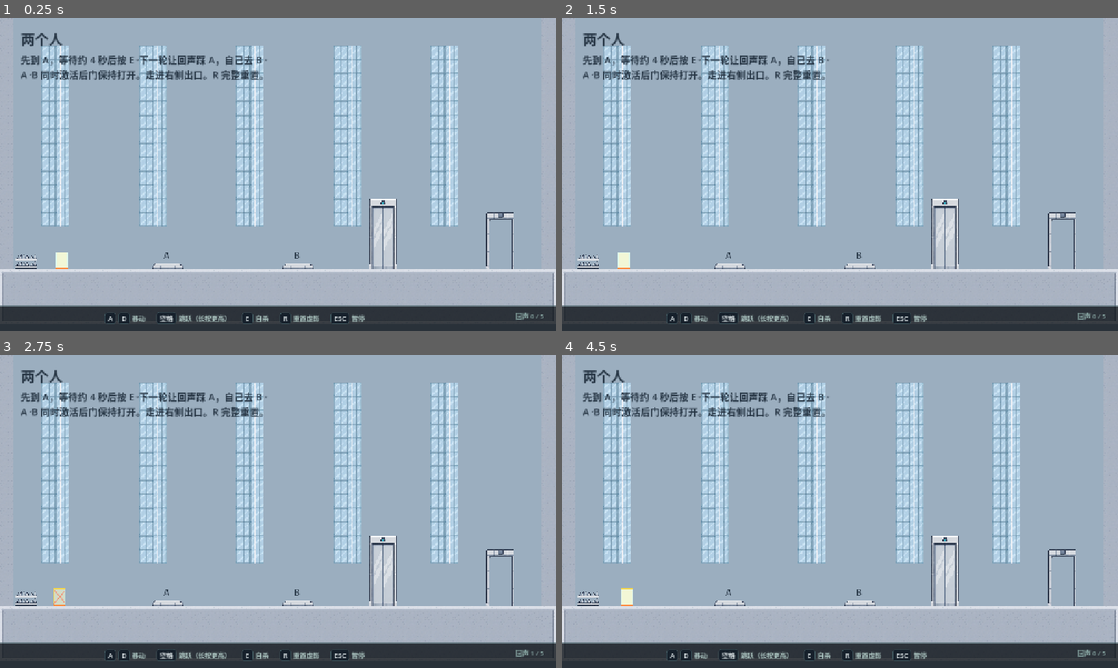
Above: before the commit, frames 1-4 (two rows, left to right).
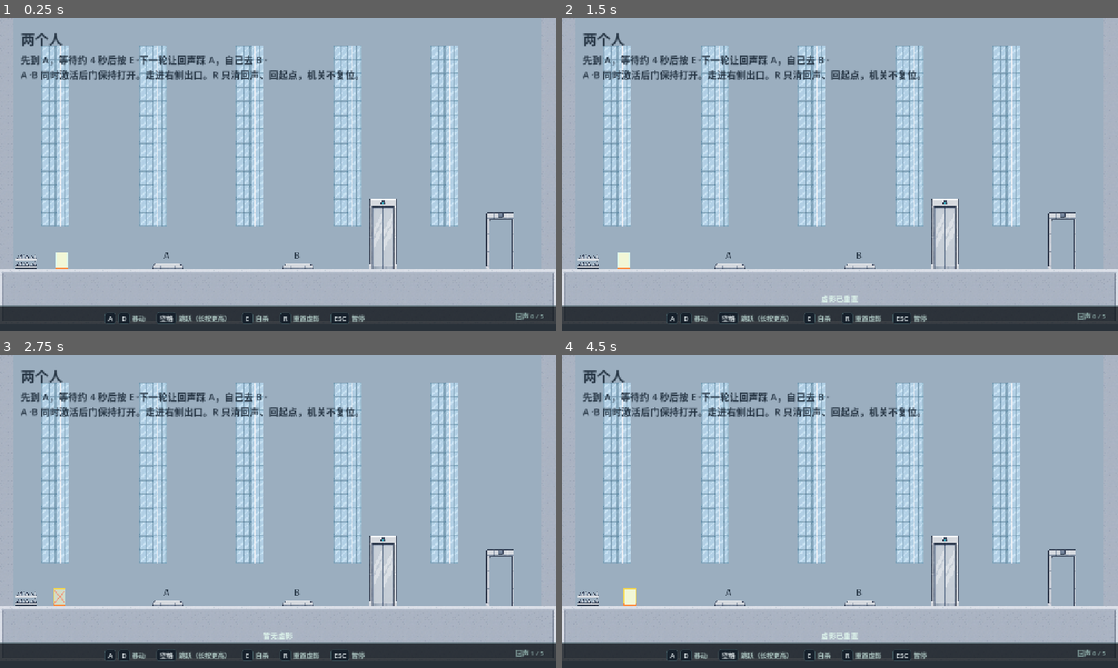
Above: after the commit, the same moments.

Repository: tity-v/GameJam
Game: Godot game, scene res://scenes/levels/complete_room.tscn
Two runs of this game, one before a commit and one after it. Both use one fixed random seed, a clock stepped at 60 frames per second and the inputs below.
Inputs (mouse positions are in pixels of both pictures, inside the frame that each line leads up to):
- Up to frame 1 (0.25 s): no input
- Up to frame 2 (1.5 s): tap Enter at 0.5 s; move the mouse to (962, 158) at 0.52 s; hold D (move_right) 0.53-1.25 s; tap E (die) at 0.6 s; click (962, 158) at 0.67 s; tap Space (jump) at 0.77 s; tap R (reset_echoes) at 1.25 s; drag from (728, 190) to (812, 237) at 1.27 s
- Up to frame 3 (2.75 s): tap R (reset_echoes) at 2 s; move the mouse to (333, 442) at 2.02 s; hold A (move_left) from 2.03 s (still down); tap E (die) at 2.1 s
- Up to frame 4 (4.5 s): release A (move_left) at 2.75 s; tap R (reset_echoes) at 2.75, 3.5, 4.15 s; drag from (812, 574) to (673, 464) at 2.77 s; move the mouse to (1006, 558) at 3.52 s; hold D (move_right) 3.53-4.25 s; tap E (die) at 3.6 s; tap Space (jump) at 3.77 s; drag from (673, 464) to (756, 433) at 4.27 s

The runs differ from the first frame. In frame 1, 0.4% of the frame differs, in the area x 39-65%, y 16-20%; in frame 2, 0.5%; in frame 3, 0.5%; in frame 4, 0.6%, in the area x 10-65%, y 16-91%.

Commit message:
R 改为只重置虚影与玩家位置：不再重载关卡，机关状态保留
- player.gd: 抽出 _place_at_spawn()，新增 reset_to_spawn()（回出生点但不发 respawned）
- echo_manager.gd: R → reset_all()（先回起点再清录制，避免假轨迹）；通关后 R 忽略
- room_controller.gd: reset_room() 只留给通关面板 Replay
- 测试: test_complete_room 补 R 保留开门/释放压力板/不重载场景/通关后忽略/Replay 整关重来
- 文档与关卡文案同步

Diff:
--- a/_reference/tools/test_complete_room.gd
+++ b/_reference/tools/test_complete_room.gd
@@ -63,6 +63,20 @@
 	check(room.get_node("PlateA").active, "echo feet press A")
 	check(room.get_node("PlateB").active, "player presses B")
 	check(room.get_node("Door").opened, "both plates open door")
+
+	# R 的新语义：只清虚影 + 回出生点，机关状态保留（门已经锁存开，不回收）
+	key(KEY_R, true)
+	await frames(2)
+	key(KEY_R, false)
+	await frames(10)
+	check(room.get_node("EchoManager").echo_count() == 0, "R clears all echoes")
+	check(player.position.x < 140, "R sends player back to spawn")
+	check(not player.is_dead, "R does not go through the death flow")
+	check(room.get_node("Door").opened, "R keeps door open (level state untouched)")
+	check(not room.get_node("PlateA").active, "cleared echo releases plate A")
+	check(room.is_inside_tree(), "R does not reload the scene")
+
+	await walk_to(665)
 	key(KEY_D, true)
 	await frames(125)
 	key(KEY_D, false)
@@ -71,13 +85,18 @@
 		await process_frame
 		await RenderingServer.frame_post_draw
 		root.get_texture().get_image().save_png("res://docs/images/complete-room-win.png")
+	# 通关后 R 应被忽略（整关重来是 Replay 按钮的事）
 	key(KEY_R, true)
 	await frames(2)
 	key(KEY_R, false)
 	await frames(10)
+	check(room.won and room.get_node("Door").opened, "R after win is ignored, room not reloaded")
+	# 模拟点 Replay：整关重来
+	room.reset_room()
+	await frames(20)
 	room = current_scene
 	player = room.get_node("Player")
-	check(not room.won and not room.get_node("Door").opened and not room.get_node("PlateA").active, "R resets completion and latched mechanism")
+	check(not room.won and not room.get_node("Door").opened and not room.get_node("PlateA").active, "Replay resets completion and latched mechanism")
 	await walk_to(52)
 	check(player.is_dead, "spikes kill player")
 	await frames(90)
--- a/_reference/tools/test_reset_echoes.gd
+++ b/_reference/tools/test_reset_echoes.gd
@@ -33,7 +33,7 @@
 		var fl: Label = bar.get_node("Flash")
 		print("[HUD 反馈] %s（alpha=%.2f）" % [fl.text, fl.modulate.a])
 
-	print("=== 3. 重置后这一轮的录制是否从当下重来 ===")
+	print("=== 3. 重置后这一轮的录制是否从出生点重来 ===")
 	await _fresh()
 	# 先跑到 x≈500（前面这段路不该出现在重置后的虚影里）
 	player.global_position = Vector2(500, 522)
@@ -42,8 +42,9 @@
 	_key(KEY_R, true)
 	await physics_frame
 	_key(KEY_R, false)
+	await _wait(2)
 	var x_reset: float = player.global_position.x
-	await _wait(2)
+	print("[R 后人位置] x=%.1f（出生点 %.1f，应基本重合）" % [x_reset, player.respawn_position.x])
 	# 重置后继续往右跑半秒再死
 	_key(KEY_D, true)
 	await _wait(30)
@@ -51,7 +52,7 @@
 	await _die_and_wait()
 	var echo := _first_echo()
 	if echo != null:
-		print("[虚影首帧] x=%.1f（重置点 %.1f，差值应 < 60；若从出生点 90 重来则差 ~400）" % [
+		print("[虚影首帧] x=%.1f（应从重置点 %.1f 附近开始，差值应 < 60）" % [
 			echo.frames[0].x, x_reset])
 		print("[虚影末帧] x=%.1f（死亡位置，应 > 重置点）" % echo.frames[echo.frames.size() - 1].x)
 	else:
--- a/scenes/levels/complete_room.tscn
+++ b/scenes/levels/complete_room.tscn
@@ -122,7 +122,7 @@
 offset_bottom = 129.0
 theme_override_font_sizes/font_size = 22
 theme_override_colors/font_color = Color(0.15294118, 0.21176471, 0.27058825, 1)
-text = "A、B 同时激活后门保持打开。走进右侧出口。R 完整重置。"
+text = "A、B 同时激活后门保持打开。走进右侧出口。R 只清回声、回起点，机关不复位。"
 
 [node name="Win" type="Panel" parent="UI" unique_id=1298433081]
 visible = false
@@ -147,4 +147,4 @@
 offset_top = 120.0
 offset_right = 390.0
 offset_bottom = 180.0
-text = "再玩一次 / R"
+text = "再玩一次"
--- a/scripts/echo_manager.gd
+++ b/scripts/echo_manager.gd
@@ -43,16 +43,33 @@
 
 func _unhandled_input(event: InputEvent) -> void:
 	# 本节点是 PAUSABLE，暂停时这里不会被调用，所以暂停中按 R 不会偷偷清场
-	if event.is_action_pressed("reset_echoes"):
-		var level := get_tree().current_scene
-		if level != null and level.has_method("reset_room"):
-			level.reset_room()
-		else:
-			clear_all()
-		get_viewport().set_input_as_handled()
+	if not event.is_action_pressed("reset_echoes"):
+		return
+	get_viewport().set_input_as_handled()
+	# 通关后按 R 不做事：整关重来是 Win 面板上 Replay 的职责（见 room_controller.reset_room）
+	var level := get_tree().current_scene
+	if level != null and level.get("won") == true:
+		return
+	reset_all()
 
 
-## R：清掉此前留下的所有虚影，并让这一轮从当下重新开始录。
+## R：清掉所有虚影，并把玩家送回出生点。**不动关卡状态**——
+## 门开没开、板踩没踩、通没通关，全部保持当下。
+##
+## 为什么不再像以前那样调 `level.reset_room()` 重载场景：
+## 那样按 R 等于"重开一关"，门被关上、机关复位，和"重置虚影"的预期不符；
+## 而且重载会丢掉玩家已经解出来的进度。
+func reset_all() -> void:
+	# 顺序不能换：先把人放回出生点，再清录制。
+	# 反过来的话 _trail 里会留下一条"从原地瞬移到出生点"的假轨迹，
+	# 下一次死亡留下的虚影会先闪一下再走路。
+	if _player != null and _player.has_method("reset_to_spawn"):
+		_player.reset_to_spawn()
+	clear_all()
+
+
+## R 的"虚影部分"：清掉此前留下的所有虚影，并让这一轮从当下重新开始录。
+## 玩家位置由 `reset_all()` 负责，这里不管人。
 ## 为什么连录制也清：否则重置后死一次，留下的虚影里会包含重置前走过的路，
 ## 看着像"没重置干净"。
 func clear_all() -> void:
--- a/scripts/player.gd
+++ b/scripts/player.gd
@@ -273,20 +273,33 @@
 
 
 func respawn() -> void:
+	_place_at_spawn()
+	respawned.emit()
+
+
+## R 重置用：把玩家瞬间拉回出生点，但**不发 `respawned`**。
+## 为什么要区分：`respawned` 的语义是"复活"，echo_manager 收到后会把现有虚影倒回第 0 帧继续播；
+## 而 R 是把虚影整批删掉（见 `echo_manager.reset_all`），两者不是一回事。
+## 死亡淡出中按 R 也能直接打断淡出、立刻回到出生点。
+func reset_to_spawn() -> void:
+	_place_at_spawn()
+
+
+## respawn() 与 reset_to_spawn() 共用的落点逻辑：位置、速度、各种计时器、贴图状态、相机。
+func _place_at_spawn() -> void:
 	is_dead = false
 	_death_time = 0.0
 	velocity = Vector2.ZERO
 	_coyote = 0.0
 	_buffer = 0.0
 	_ramp_on = false
+	_support = null
 	global_position = respawn_position
 	if _sprite != null:
 		_sprite.modulate.a = 1.0
-	_support = null
 	if _mark != null:
 		_mark.visible = false
-	# 相机原本是平滑跟随，重生是瞬移，要让镜头立刻归位而不是从旧位置滑过来
+	# 相机原本是平滑跟随，重生/重置都是瞬移，要让镜头立刻归位而不是从旧位置滑过来
 	var cam := get_viewport().get_camera_2d()
 	if cam != null and cam.has_method("snap_to_target"):
 		cam.call("snap_to_target")
-	respawned.emit()
--- a/scripts/room_controller.gd
+++ b/scripts/room_controller.gd
@@ -3,6 +3,9 @@
 var won := false
 var resetting := false
 
+## 整关重来：只有通关面板上的 Replay 会调它，会把机关、通关状态、虚影一起复位。
+## 注意 **R 键不走这里**——R 只清虚影 + 把玩家送回出生点，机关状态保留
+## （见 `echo_manager.reset_all`）。按 R 重载整关会让人以为"开门白解了"。
 func reset_room() -> void:
 	if resetting:
 		return
Not shown, changed: HANDOVER.md
Not shown, changed: docs/完整房间使用说明.md
